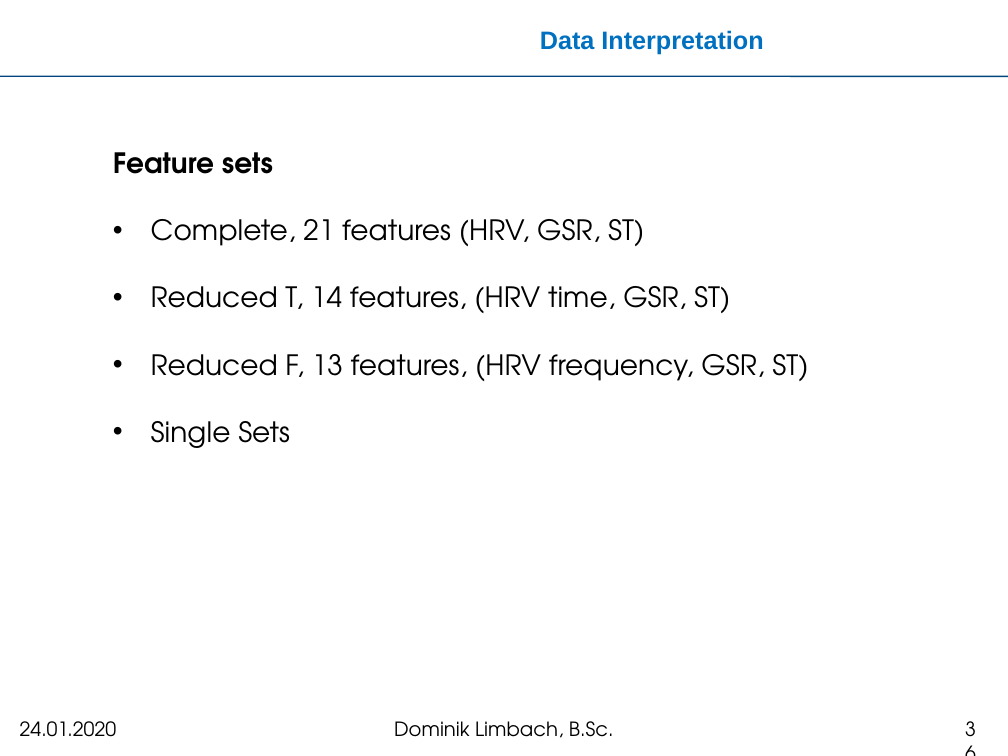
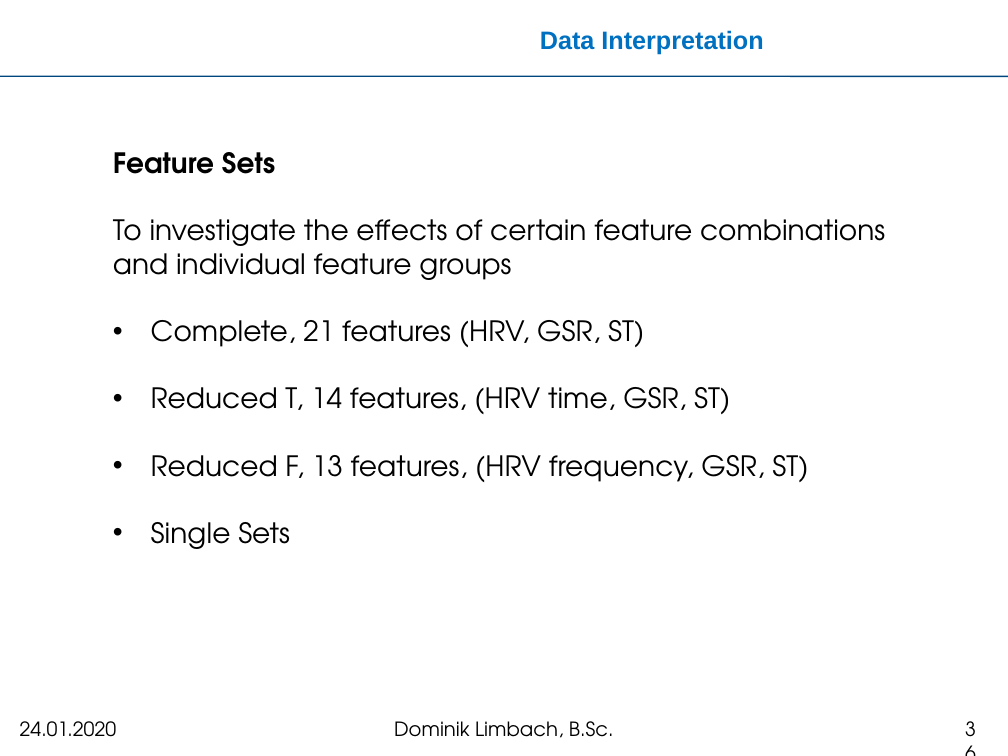
Before and after one commit to meistalampe/MTEC, a slide deck: slide 36 of Kolloquium-Master/kolloquium.pptx. Drawn at 1008x756 pixels with LibreOffice and Linux fonts; fonts in the diff are those of the drawing; background and template pictures are left out. Boxes give left, top, right and bottom in pixels: in the first picture for what was removed or moved away, otherwise in the second. Text is boxed around its words. In the diff, an @@ line names an element or a change of style, - is before the commit and + after.

```diff
--- a/Kolloquium-Master/kolloquium.pptx
+++ b/Kolloquium-Master/kolloquium.pptx
@@ text at box(113, 152, 885, 280): text changed; bold off @@
-Feature sets
+Feature Sets
+To investigate the effects of certain feature combinations and individual feature groups
```
Also in this commit, not shown: 14 other slides changed.
